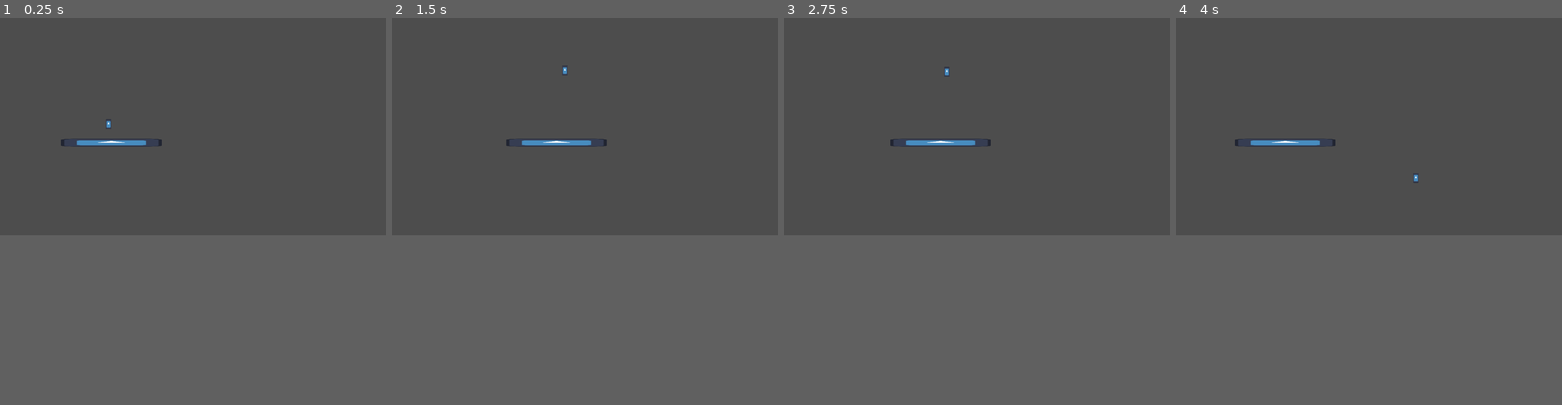
Above: before the commit, frames 1-4 (left to right).
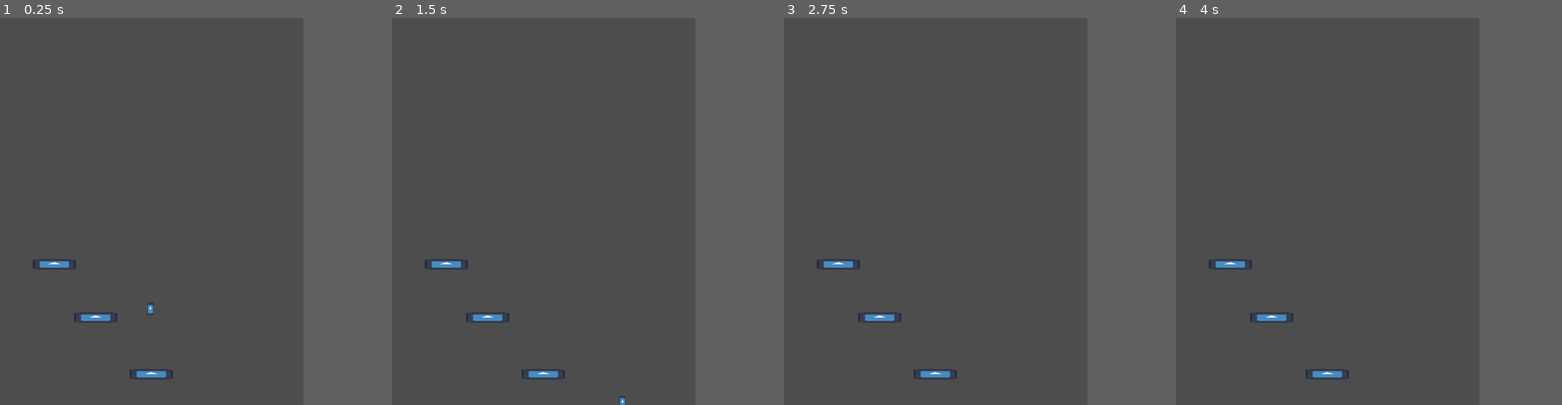
Above: after the commit, the same moments.

Repository: Tkach-Illia/Jumper
Game: Godot game, scene res://scenes/main.tscn
The game is run twice, just before and just after one commit, with the same random seed, the same clock (stepped at 60 frames per second) and the same inputs. The engine's default icon, where the game draws it, is replaced by a stand-in: a white triangle on a blue panel in a dark square.
Inputs:
- Up to frame 1 (0.25 s): no input
- Up to frame 2 (1.5 s): hold Right (ui_right) from 0.53 s (still down)
- Up to frame 3 (2.75 s): release Right (ui_right) at 2.03 s; hold Left (ui_left) from 2.03 s (still down)
- Up to frame 4 (4 s): release Left (ui_left) at 2.78 s; hold Right (ui_right) from 2.78 s (still down)
In our replay, the window is 799x449 before the commit and 628x800 after it. These sizes can differ from the game's own. Grey fills any space a smaller window leaves; there, only what the larger window draws over its background counts as a difference.

The runs differ from the first frame. In frame 1, 0.9% of the frame differs, in the area x 8-45%, y 26-94%; in frame 2, 0.9%; in frame 3, 0.9%; in frame 4, 0.9%.

Commit message:
Added main camera

Diff:
--- a/project.godot
+++ b/project.godot
@@ -15,6 +15,11 @@
 config/features=PackedStringArray("4.6", "Mobile")
 config/icon="res://icon.svg"
 
+[display]
+
+window/size/viewport_width=720
+window/size/viewport_height=916
+
 [physics]
 
 3d/physics_engine="Jolt Physics"
--- a/scenes/main.tscn
+++ b/scenes/main.tscn
@@ -2,14 +2,24 @@
 
 [ext_resource type="PackedScene" uid="uid://duwe6fa61clrj" path="res://scenes/player.tscn" id="1_o5qli"]
 [ext_resource type="PackedScene" uid="uid://die1qs0mqlq3l" path="res://scenes/platform.tscn" id="2_0wfyh"]
+[ext_resource type="Script" uid="uid://dqbxqvbrjfycu" path="res://scripts/camera_2d.gd" id="3_sugp2"]
 
 [node name="Main" type="Node2D" unique_id=766341076]
 
 [node name="Player" parent="." unique_id=679550238 instance=ExtResource("1_o5qli")]
-position = Vector2(324, 310)
+position = Vector2(-3, 224)
 
 [node name="Platform" parent="." unique_id=2136448726 instance=ExtResource("2_0wfyh")]
-position = Vector2(326, 372)
-left_offset = -100.0
-right_offset = 100.0
-speed = 0.5
+position = Vector2(-1, 385)
+
+[node name="Camera2D" type="Camera2D" parent="." unique_id=998302395 node_paths=PackedStringArray("player")]
+script = ExtResource("3_sugp2")
+player = NodePath("../Player")
+dead_zone_radius = 200.0
+vert_offset = 100.0
+
+[node name="Platform2" parent="." unique_id=982052082 instance=ExtResource("2_0wfyh")]
+position = Vector2(-133, 251)
+
+[node name="Platform3" parent="." unique_id=1266106106 instance=ExtResource("2_0wfyh")]
+position = Vector2(-231, 125)
--- /dev/null
+++ b/scenes/moving_hor_platform.tscn
@@ -0,0 +1,22 @@
+[gd_scene format=3 uid="uid://lvx1e504skrm"]
+
+[ext_resource type="Script" uid="uid://745goidf2q8v" path="res://scripts/platform.gd" id="1_n142o"]
+[ext_resource type="Texture2D" uid="uid://d2jrpu2nmkqp8" path="res://icon.svg" id="2_jq327"]
+
+[sub_resource type="Curve" id="Curve_nlgqw"]
+_data = [Vector2(0, 0), 0.0, 0.0, 0, 0, Vector2(1, 1), 0.0, 0.0, 0, 0]
+point_count = 2
+
+[sub_resource type="RectangleShape2D" id="RectangleShape2D_nlgqw"]
+
+[node name="Platform" type="AnimatableBody2D" unique_id=982052082]
+script = ExtResource("1_n142o")
+curve = SubResource("Curve_nlgqw")
+
+[node name="Icon" type="Sprite2D" parent="." unique_id=983071158]
+scale = Vector2(0.79, 0.18)
+texture = ExtResource("2_jq327")
+
+[node name="CollisionShape2D" type="CollisionShape2D" parent="." unique_id=883706862]
+scale = Vector2(5, 1)
+shape = SubResource("RectangleShape2D_nlgqw")
--- a/scenes/platform.tscn
+++ b/scenes/platform.tscn
@@ -1,22 +1,15 @@
 [gd_scene format=3 uid="uid://die1qs0mqlq3l"]
 
 [ext_resource type="Texture2D" uid="uid://d2jrpu2nmkqp8" path="res://icon.svg" id="1_ba0x2"]
-[ext_resource type="Script" uid="uid://745goidf2q8v" path="res://scripts/platform.gd" id="1_nlgqw"]
-
-[sub_resource type="Curve" id="Curve_nlgqw"]
-_data = [Vector2(0, 0), 0.0, 0.0, 0, 0, Vector2(1, 1), 0.0, 0.0, 0, 0]
-point_count = 2
 
 [sub_resource type="RectangleShape2D" id="RectangleShape2D_nlgqw"]
 
 [node name="Platform" type="AnimatableBody2D" unique_id=982052082]
-script = ExtResource("1_nlgqw")
-curve = SubResource("Curve_nlgqw")
 
 [node name="Icon" type="Sprite2D" parent="." unique_id=983071158]
-scale = Vector2(2.345, 0.18)
+scale = Vector2(0.79, 0.18)
 texture = ExtResource("1_ba0x2")
 
 [node name="CollisionShape2D" type="CollisionShape2D" parent="." unique_id=883706862]
-scale = Vector2(15, 1)
+scale = Vector2(5, 1)
 shape = SubResource("RectangleShape2D_nlgqw")
--- /dev/null
+++ b/scripts/camera_2d.gd
@@ -0,0 +1,11 @@
+extends Camera2D
+
+@export var player: CharacterBody2D
+@export var speed: float = 100.0
+@export var dead_zone_radius: float = 100.0
+@export var vert_offset: float = 300.0
+
+func _process(delta: float) -> void:
+	var pos_diif: float = global_position.y - player.global_position.y
+	if abs(pos_diif) > dead_zone_radius and pos_diif > 0:
+		global_position.y -= speed * delta * pos_diif / abs(pos_diif)
--- a/scripts/platform.gd
+++ b/scripts/platform.gd
@@ -7,7 +7,7 @@
 @export var speed: float = .1
 
 var direction: bool = true
-var pos: float = .0
+var pos: float = .5
 var starting_pos: Vector2 = Vector2(0, 0)
 
 func _ready() -> void:
@@ -26,4 +26,4 @@
 		direction = true
 
 	print(curve.sample(pos))
-	global_position.x = (abs(right_offset) + abs(left_offset)) * curve.sample(pos) + starting_pos.x
+	global_position.x = (abs(right_offset) + abs(left_offset)) * curve.sample(pos) + starting_pos.x + left_offset
Not shown, added: scripts/camera_2d.gd.uid
